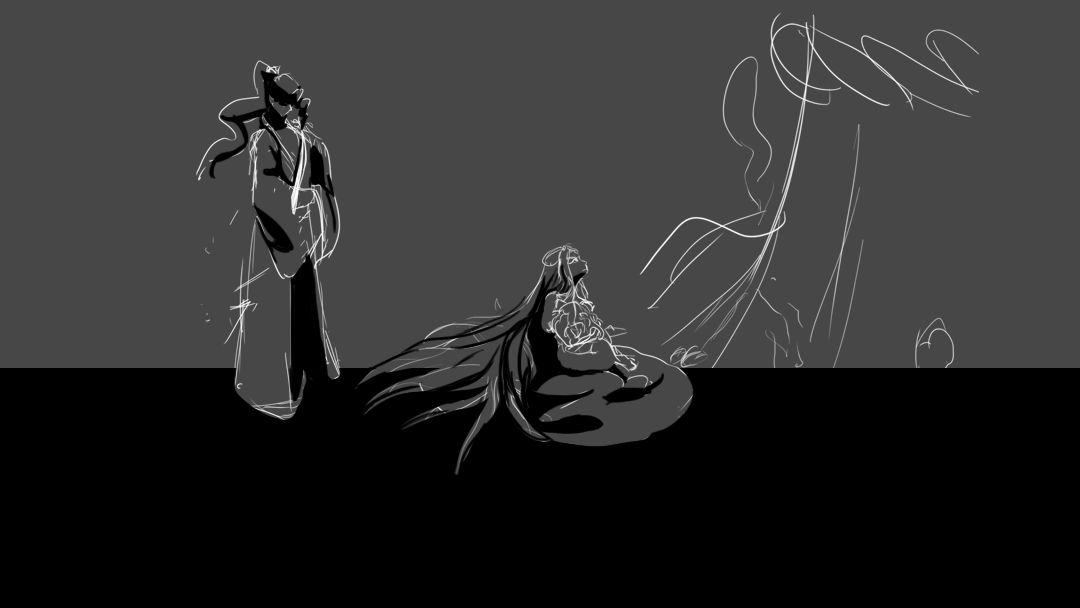
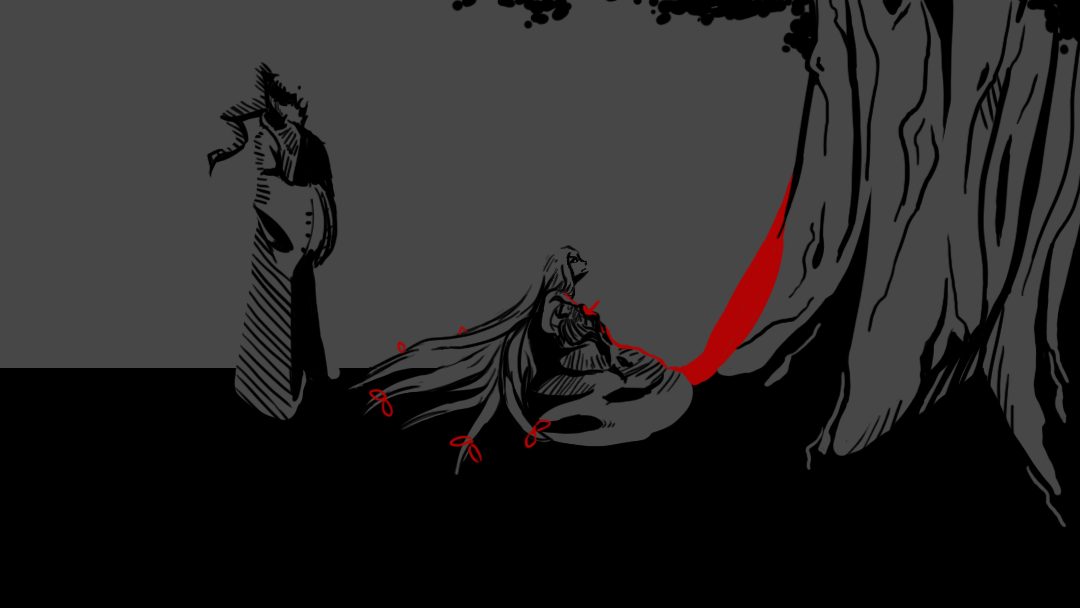
Layered file, before and after one edit (1080x608). Changes by layer:
removed layer "Layer 9" over bbox(234, 368, 1070, 528)
renamed "Layer 8" to "Layer 12", painted on it over bbox(196, 0, 1080, 528)
added layer "Layer 10" above "Layer 5" over bbox(680, 349, 711, 378)
hid "Layer 5" over bbox(196, 12, 979, 470)
